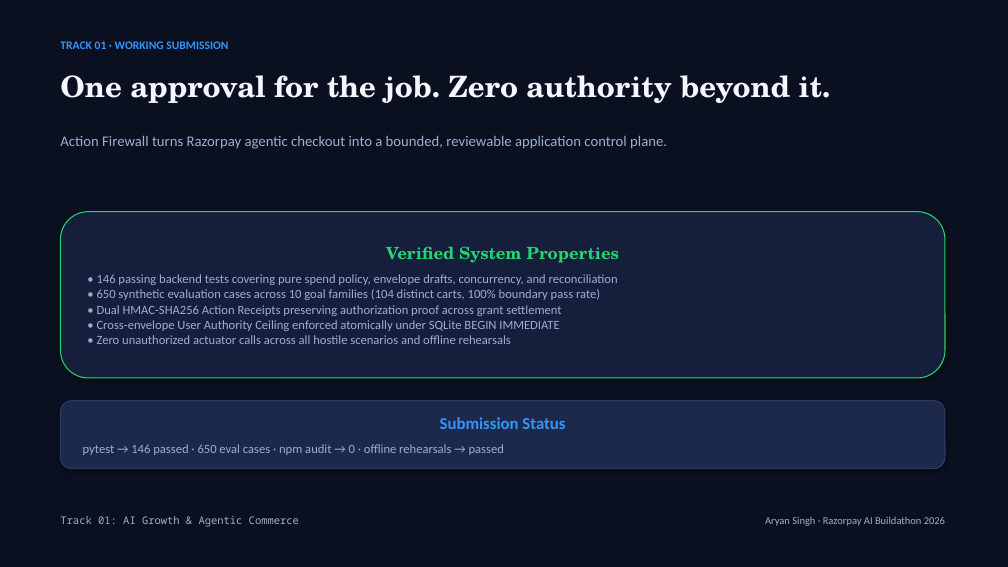
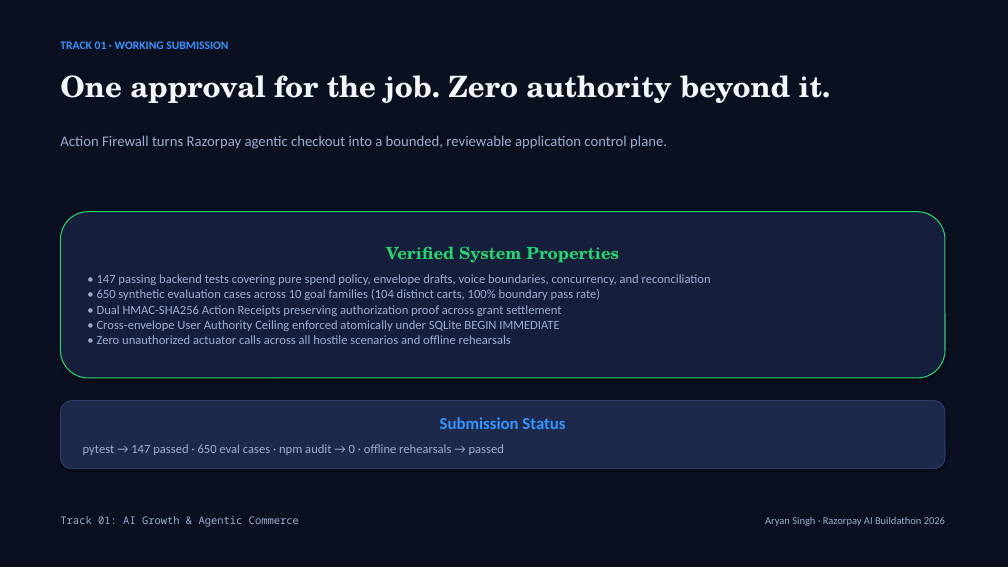
Before and after one commit to its-aryansingh/action-firewall, a slide deck: slide 10 of docs/Razorpay_Buildathon_Action_Firewall_Deck.pptx. Drawn at 1008x567 pixels with LibreOffice and Linux fonts; fonts in the diff are those of the drawing. Boxes give left, top, right and bottom in pixels: in the first picture for what was removed or moved away, otherwise in the second. Text is boxed around its words. In the diff, an @@ line names an element or a change of style, - is before the commit and + after.

Commit message:
docs: align test count to 147 across all decks, demo scripts, and readme

```diff
--- a/docs/Razorpay_Buildathon_Action_Firewall_Deck.pptx
+++ b/docs/Razorpay_Buildathon_Action_Firewall_Deck.pptx
@@ text in rounded rectangle at (97,274,711,344): text changed @@
-• 146 passing backend tests covering pure spend policy, envelope drafts, concurrency, and reconciliation
-• 650 synthetic evaluation cases across 10 goal families (104 distinct carts, 100% boundary pass rate)
-• Dual HMAC-SHA256 Action Receipts preserving authorization proof across grant settlement
-• Cross-envelope User Authority Ceiling enforced atomically under SQLite BEGIN IMMEDIATE
-• Zero unauthorized actuator calls across all hostile scenarios and offline rehearsals
+• 147 passing backend tests covering pure spend policy, envelope drafts, voice boundaries, concurrency, and reconciliation
+• 650 synthetic evaluation cases across 10 goal families (104 distinct carts, 100% boundary pass rate)
+• Dual HMAC-SHA256 Action Receipts preserving authorization proof across grant settlement
+• Cross-envelope User Authority Ceiling enforced atomically under SQLite BEGIN IMMEDIATE
+• Zero unauthorized actuator calls across all hostile scenarios and offline rehearsals
@@ text in rounded rectangle at (83,444,504,455): text changed @@
-pytest → 146 passed · 650 eval cases · npm audit → 0 · offline rehearsals → passed
+pytest → 147 passed · 650 eval cases · npm audit → 0 · offline rehearsals → passed
```
Also in this commit, not shown: 2 other slides changed, 4 other files.
